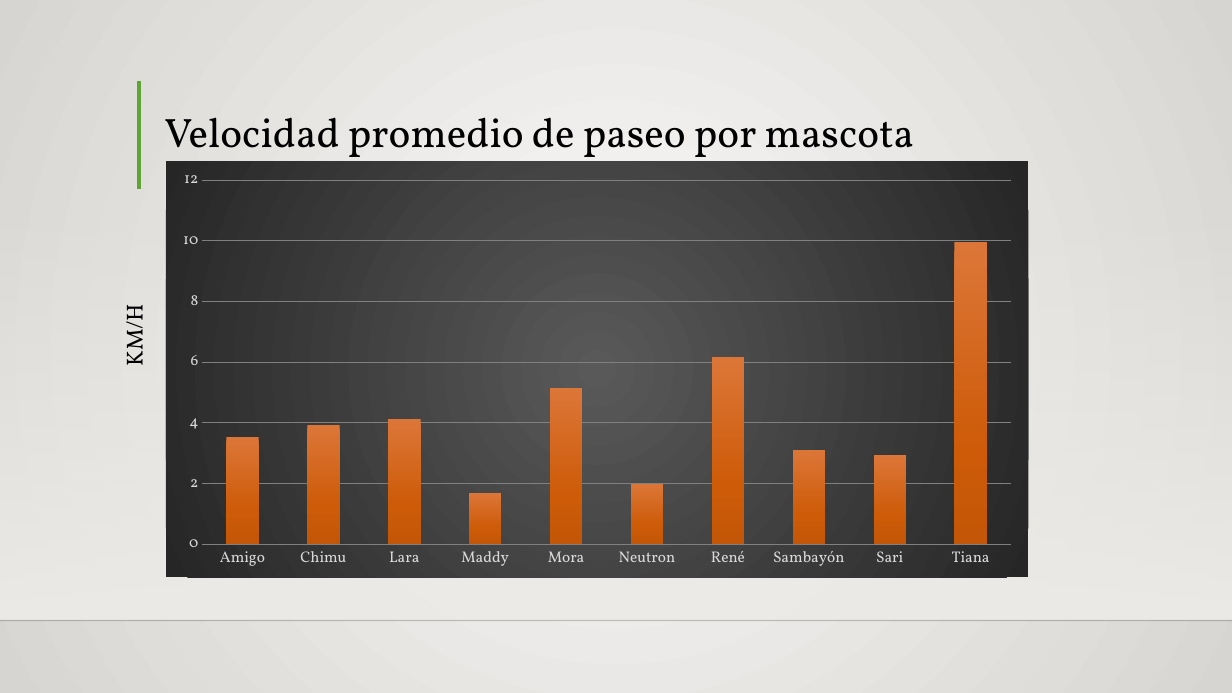
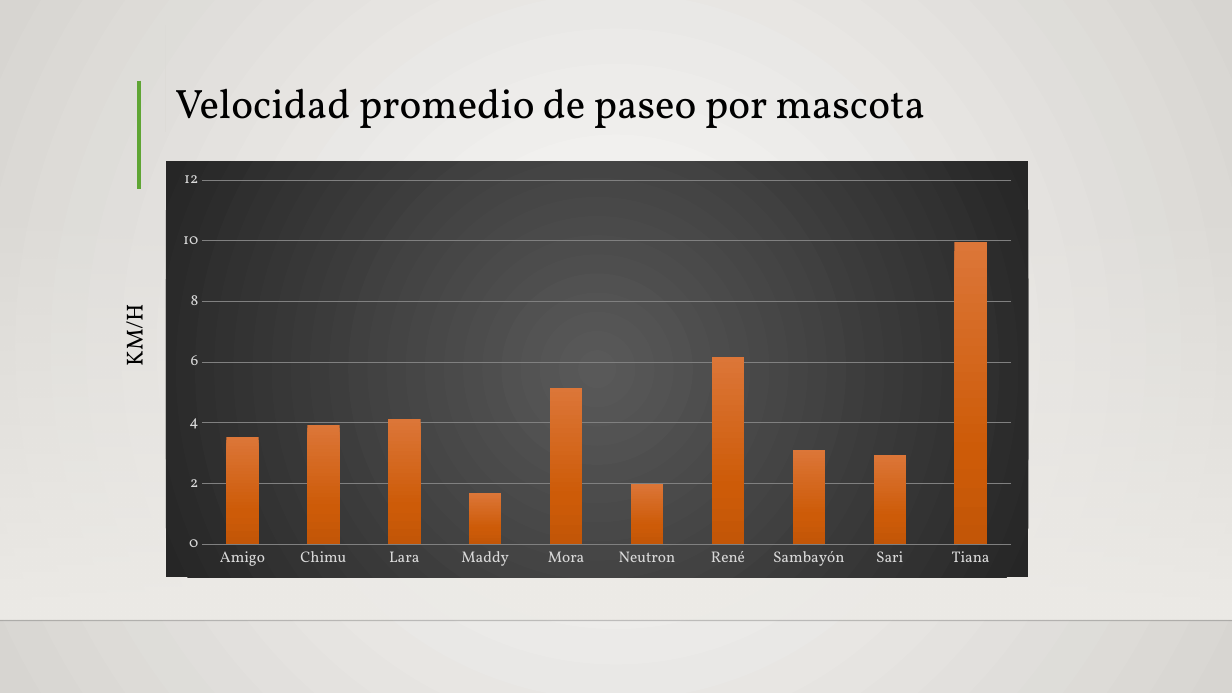
Before and after one commit to Siriusg2/resumenipa, a slide deck: slide 9 of excel_reports/IPApresentacion.pptx. Drawn at 1232x693 pixels with LibreOffice and Linux fonts; fonts in the diff are those of the drawing; background and template pictures are left out. Boxes give left, top, right and bottom in pixels: in the first picture for what was removed or moved away, otherwise in the second. Text is boxed around its words. In the diff, an @@ line names an element or a change of style, - is before the commit and + after.

```diff
--- a/excel_reports/IPApresentacion.pptx
+++ b/excel_reports/IPApresentacion.pptx
@@ title "Velocidad promedio de paseo por ..." rewrapped from (155,55,1117,162) to (175,88,925,128) @@
```
Also in this commit, not shown: 1 other slide changed, 1 other file.
